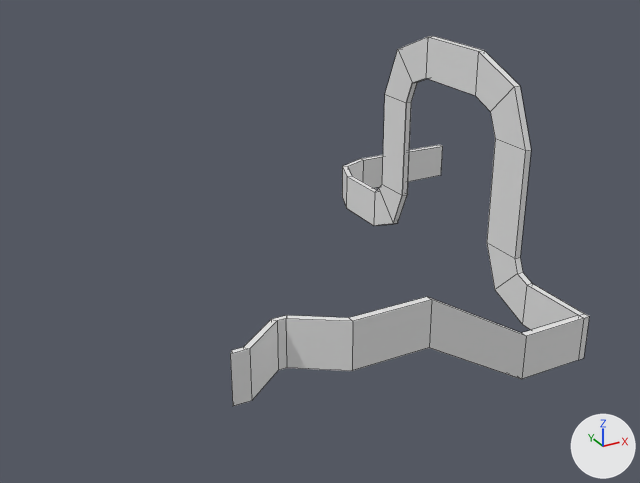
The Blender file Assets/3D Objects/untitled.blend as it was, and as the next commit left it.
Rendered twice from a 50 mm camera at (-178.3, -282.5, 133.7) aimed at (-53.2, -55.1, 20.0). Every picture has the same lights, and +X, +Y and +Z are marked at lower right. Mesh edges are drawn as thin lines.
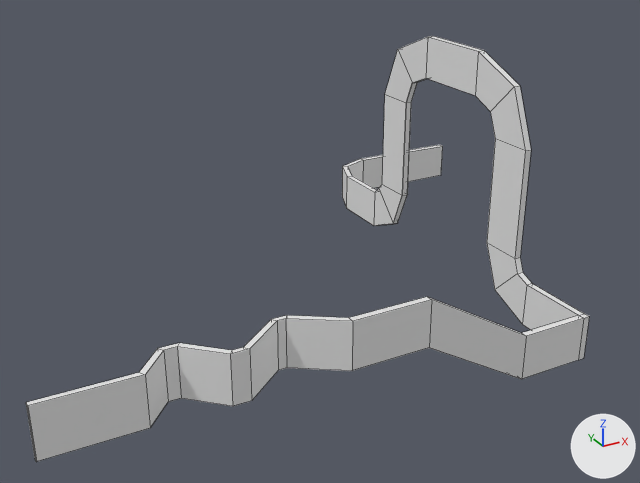
Where the change shows, as pixel boxes [x1, y1, x2, y2] in the pictures (640 x 483 px):
```json
{"object": "Cube.004", "change": "reshaped", "before": [230, 36, 589, 406], "after": [26, 36, 589, 462], "on screen": "57% wider, 15% taller"}
{"part": 1, "of": "me_cube_005", "change": "added", "after": [26, 343, 233, 462]}
```

Scene script edits in JSON lines:
```json
{"block": "me_cube_005", "where": "# used by ob_cube_004; location = (54.2, 27.1, 0.0)"}
{"op": "remove", "block": "me_cube_005", "code": "me_cube_005.from_pydata(...)  # 163 vertices, 158 faces; spans x -167.0..0.0, y -150.0..1.0, z -3.0..78.0"}
{"op": "add", "block": "me_cube_005", "code": "me_cube_005.from_pydata(...)  # 199 vertices, 194 faces; spans x -211.0..0.0, y -150.0..1.0, z -3.0..78.0"}
{"block": "me_cube_005", "change": "me_cube_005 part 1"}
{"block": "me_cube_005", "change": "36 vertices are added at x -211.0..-176.0, y -149.0..-139.0, z 17.0..31.0"}
{"block": "me_cube_005", "change": "36 new faces join them"}
```
